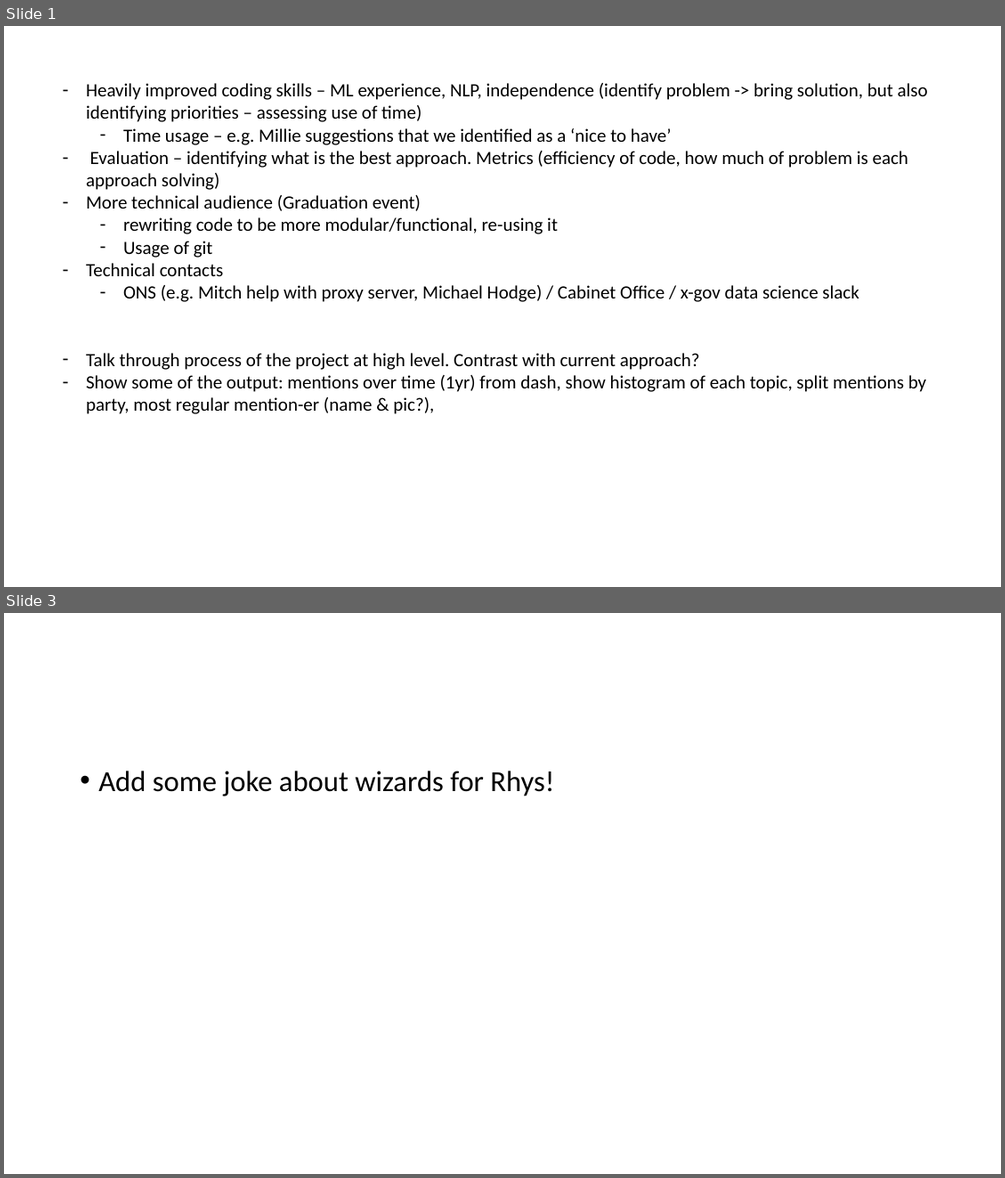
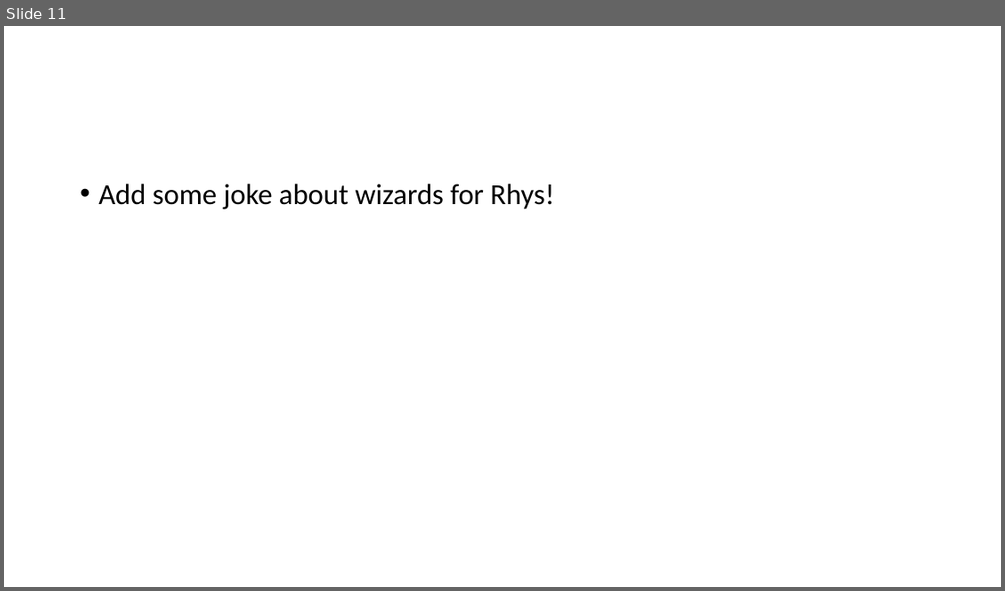
Before and after one commit to datasciencecampus/uk-parliament-stats, a slide deck: user-engagement/fpp-presentation.pptx. Shown one above the other, each under a label of ours: slides 1 and 3 before the commit, slide 11 after it; the slides between them are not shown. The pictures are 1005x1178 and 1005x591 pixels, drawn with LibreOffice and Linux fonts; fonts in the diff are those of the drawing. Boxes give left, top, right and bottom in pixels: in the first picture for what was removed or moved away, otherwise in the second. Text is boxed around its words. In the diff, an @@ line names an element or a change of style, - is before the commit and + after.

```diff
--- a/user-engagement/fpp-presentation.pptx
+++ b/user-engagement/fpp-presentation.pptx
@@ slide 1 removed at (4, 26, 1001, 587), background #FFFFFF @@
@@ text removed at (86, 83, 928, 414) @@
-– Heavily improved coding skills – ML experience, NLP, independence (identify problem -> bring solution, but also identifying priorities – assessing use of time)
-  – Time usage – e.g. Millie suggestions that we identified as a ‘nice to have’
-– Evaluation – identifying what is the best approach. Metrics (efficiency of code, how much of problem is each approach solving)
-– More technical audience (Graduation event)
-  – rewriting code to be more modular/functional, re-using it
-  – Usage of git
-– Technical contacts
-  – ONS (e.g. Mitch help with proxy server, Michael Hodge) / Cabinet Office / x-gov data science slack
-– Talk through process of the project at high level. Contrast with current approach?
-– Show some of the output: mentions over time (1yr) from dash, show histogram of each topic, split mentions by party, most regular mention-er (name & pic?),
@@ what was slide 3 is now slide 11 @@
```
Also in this commit, not shown: 1 slide changed, 9 slides added, 1 other slide removed, 1 other file.
